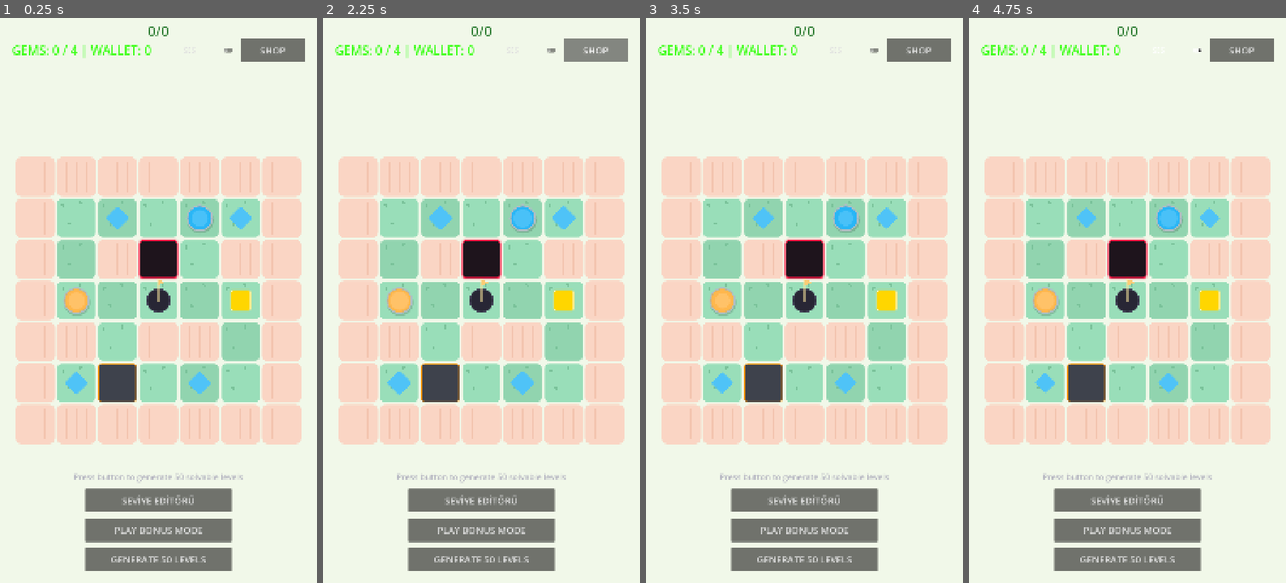
Above: before the commit, frames 1-4 (left to right).
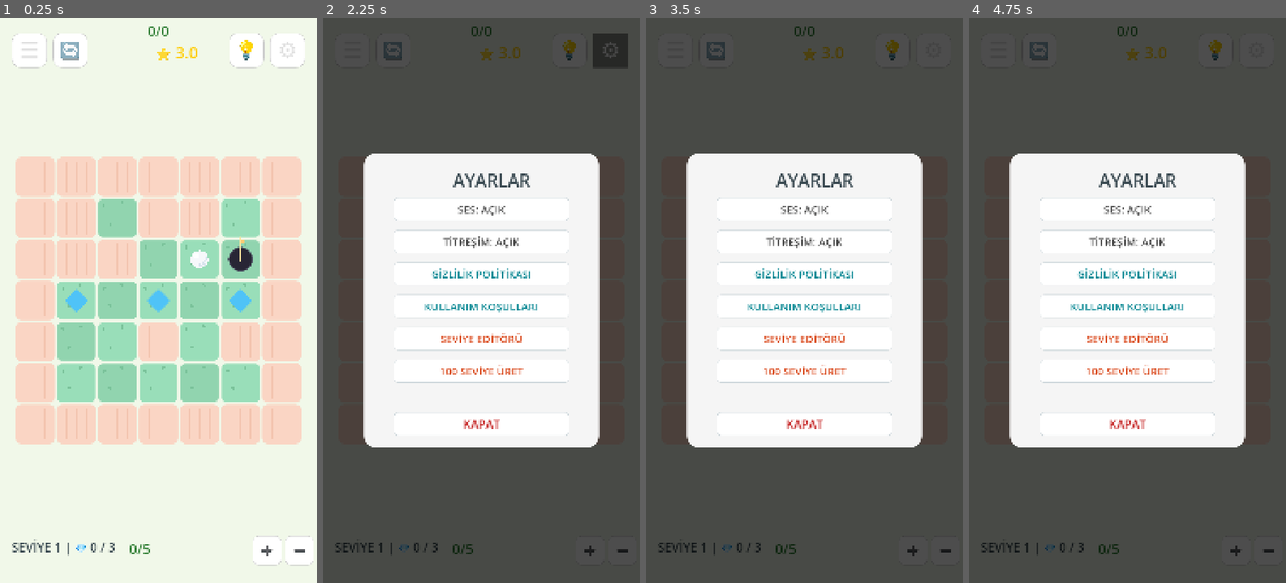
Above: after the commit, the same moments.

Repository: gkesebir/slidegolf
Game: Godot game, scene res://scenes/Main.tscn
The game is run twice, just before and just after one commit, with the same random seed, the same clock (stepped at 60 frames per second) and the same inputs.
Inputs (mouse positions are in pixels of both pictures, inside the frame that each line leads up to):
- Up to frame 1 (0.25 s): no input
- Up to frame 2 (2.25 s): click (481, 532) at 0.5 s, where only the run before the commit has a clickable "PLAY BONUS MODE"; click (481, 532) at 1.25 s, where only the run before the commit has a clickable "PLAY BONUS MODE"; click (595, 51) at 2 s, where only the run before the commit has a clickable "SHOP"
- Up to frame 3 (3.5 s): click (674, 51) at 2.75 s, where only the run after the commit has a clickable "☰"
- Up to frame 4 (4.75 s): click (1178, 51) at 3.5 s, where only the run before the commit has a clickable "SES"; click (1038, 51) at 4.25 s, where only the run after the commit has a clickable "🔄"

The runs differ from the first frame. In frame 1, 18% of the frame differs, in the area x 3-99%, y 2-98%; in frame 2, 95%; in frame 3, 95%, in the area x 0-100%, y 0-100%; in frame 4, 95%.
Error before the commit: Parse Error: Could not parse global class "Ball" from "res://scripts/Ball.gd". (res://scripts/GameManager.gd:7)

Commit message:
fix: duplicate _process function parser error in Ball.gd

Diff:
--- a/scripts/Ball.gd
+++ b/scripts/Ball.gd
@@ -64,14 +64,6 @@
 
 	add_child(trail)
 
-func _process(delta):
-	if is_moving:
-		trail.add_point(global_position)
-		if trail.get_point_count() > trail_max_points:
-			trail.remove_point(0)
-	else:
-		if trail.get_point_count() > 0:
-			trail.remove_point(0)
 
 func initialize(start_grid_pos: Vector2i, grid_mgr: GridManager, game_mgr: GameManager):
 	grid_position = start_grid_pos
@@ -314,6 +306,14 @@
 		grid_manager.set_gate_state(false)
 
 func _process(_delta):
+	if is_moving:
+		trail.add_point(global_position)
+		if trail.get_point_count() > trail_max_points:
+			trail.remove_point(0)
+	else:
+		if trail.get_point_count() > 0:
+			trail.remove_point(0)
+
 	if is_moving and grid_manager and game_manager:
 		# Calculate current cell based on visual global_position relative to GridManager
 		var local_pos = global_position - grid_manager.global_position
